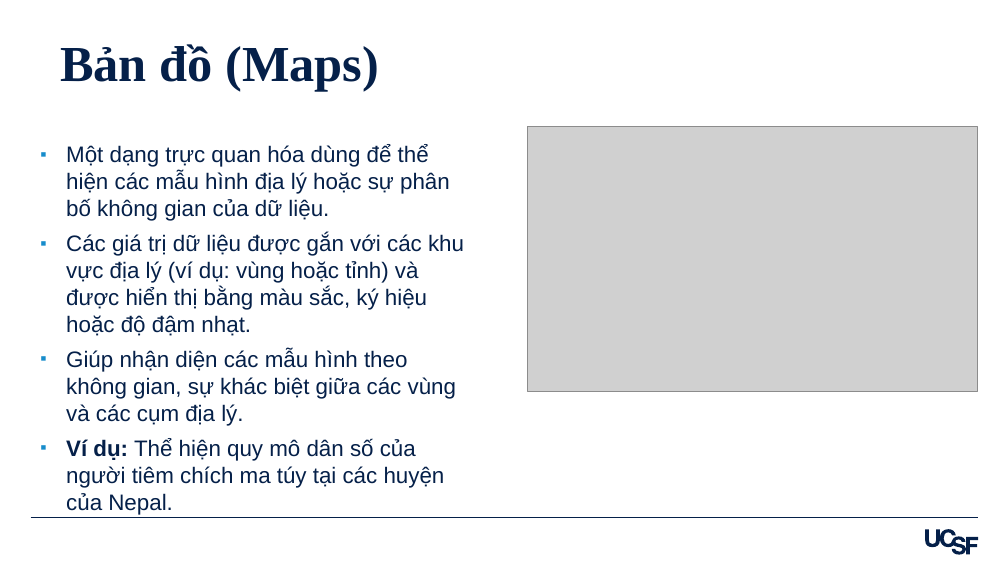
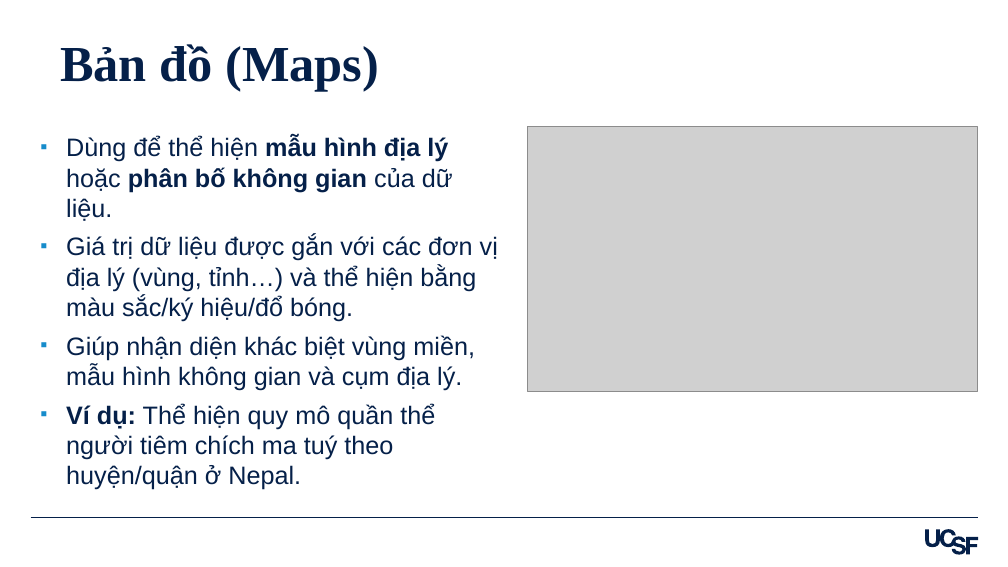
Before and after one commit to amirzazadeh/DataVisualization, a slide deck: slide 16 of Slides_Viet_Data_Visualization_in_R_Ali_Mirzazadeh.pptx. Drawn at 1008x567 pixels with LibreOffice and Linux fonts; fonts in the diff are those of the drawing; grey boxes stand for pictures. Boxes give left, top, right and bottom in pixels: in the first picture for what was removed or moved away, otherwise in the second. Text is boxed around its words. In the diff, an @@ line names an element or a change of style, - is before the commit and + after.

```diff
--- a/Slides_Viet_Data_Visualization_in_R_Ali_Mirzazadeh.pptx
+++ b/Slides_Viet_Data_Visualization_in_R_Ali_Mirzazadeh.pptx
@@ text at bbox=[66, 136, 498, 490]: text changed; size 16 to 18 pt @@
-▪ Một dạng trực quan hóa dùng để thể hiện các mẫu hình địa lý hoặc sự phân bố không gian của dữ liệu.
-▪ Các giá trị dữ liệu được gắn với các khu vực địa lý (ví dụ: vùng hoặc tỉnh) và được hiển thị bằng màu sắc, ký hiệu hoặc độ đậm nhạt.
-▪ Giúp nhận diện các mẫu hình theo không gian, sự khác biệt giữa các vùng và các cụm địa lý.
-▪ Ví dụ: Thể hiện quy mô dân số của người tiêm chích ma túy tại các huyện của Nepal.
+▪ Dùng để thể hiện mẫu hình địa lý hoặc phân bố không gian của dữ liệu.
+▪ Giá trị dữ liệu được gắn với các đơn vị địa lý (vùng, tỉnh…) và thể hiện bằng màu sắc/ký hiệu/đổ bóng.
+▪ Giúp nhận diện khác biệt vùng miền, mẫu hình không gian và cụm địa lý.
+▪ Ví dụ: Thể hiện quy mô quần thể người tiêm chích ma tuý theo huyện/quận ở Nepal.
```
Also in this commit, not shown: 30 other slides changed, 1 other file.
